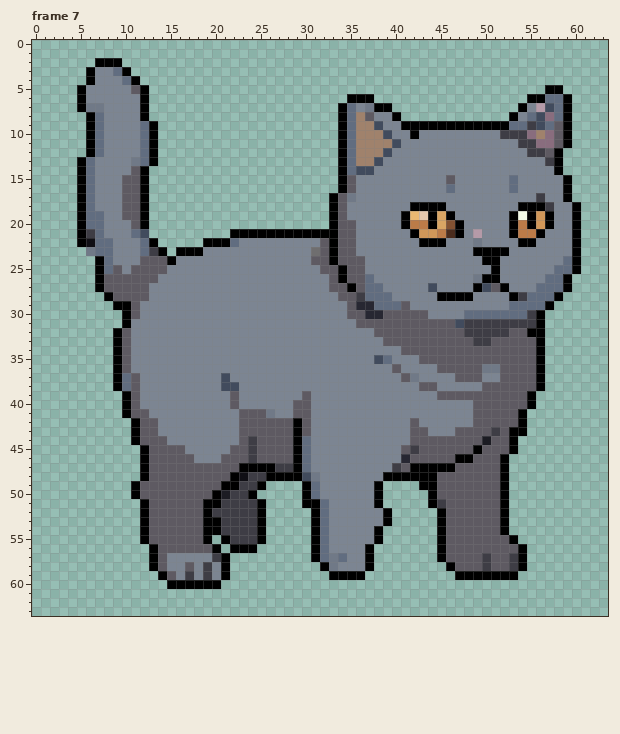
File history of a pixel-art file, Art/Cats/CAT_1.aseprite. The picture above was drawn from the file before the commit.
64x64 pixels, 8 frames. Colours within 5 levels of each other are drawn and written as one. Shown: frame 7. The commit also changed other frames, which this record leaves out.
The same view after the edit:
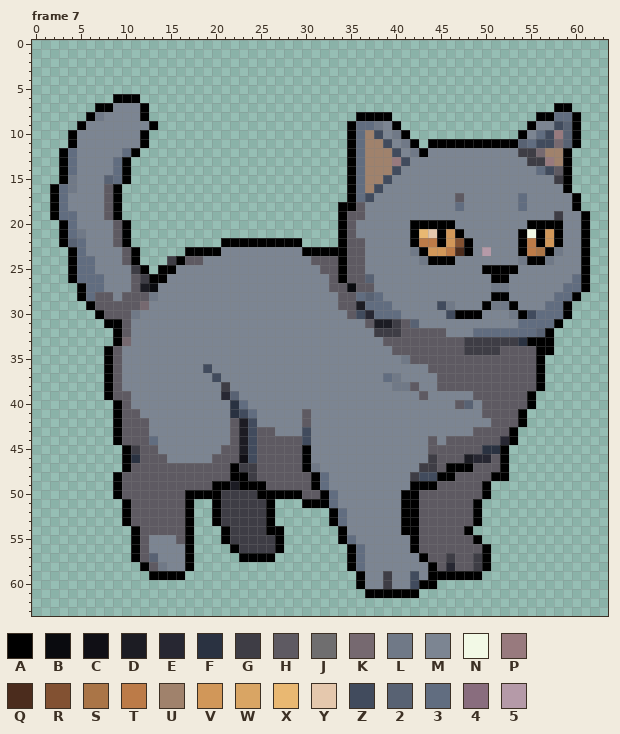
Palette (. is transparent): A #000000  B #0a0b0f  C #100f15  D #1c1c23  E #272732  F #2a3241  G #3e3d45  H #5e5a62  J #6f6e6f  K #766970  L #707987  M #7c8592  N #f2f9e6  P #987a7e  Q #4b2c1d  R #825132  S #aa7547  T #bc7b48  U #a0826c  V #d19759  W #d9a564  X #e9b872  Y #e5c8ad  Z #414b5d  2 #586273  3 #616d80  4 #896d7e  5 #b59aa8
Difference:
layer "WALK" now hidden
layer "PixelLab - Generation #3" added
Changed rows in their new state; - is an unchanged pixel.
Frame 7:
first column x 2:
 2 -----...----------------------------------------------------
 3 ----.....---------------------------------------------------
 4 ----......--------------------------------------------------
 5 ---........--------------------------------------------..---
 6 ---....AAA.----------------------...-----------------.....--
 7 ---..AA-------------------------......--------------....A---
 8 -----L--------------------------..AAAA.------------...AA-3A-
 9 ---AMM----M---------------------.A33L-A..............AMMZ2A-
10 --AMMM----A.--------------------.A3-ZMLA............AM3ZP2A-
11 --AMMM----A.--------------------.A3--ZMLA.AAAAAAAAAA23ZZK2A-
12 -A3MMM--3A..--------------------.A3--UZ-LA----------G-KUUA--
13 -A3MM--3A...--------------------.A3-UUPZ-------------GGPUA--
14 -A3MM--3A..---------------------.A3UUUZ---------------3ZHA--
15 -ALMM-23A..---------------------.A3UUZ------M------M----G---
16 A3LMM-HA...---------------------.A3UZ-------M------M--------
17 A3MMM-HA...--------------------..A3Z---------H------3-M--MA-
18 A3MMM-HA...--------------------.AAH-----MMMM-3------3MMM----
19 A33MMMHA...--------------------.AHH----MMMMMM------MMMMMG-MA
20 -A3MMM-HA..--------------------.A------MAA-AAM-----MM-A-A-MA
21 -A3LMM-HA..---------............A--------XYAV--M---MAN-VA-MA
22 -A23MMMHA...-----..-AAAAAAAA....A-H-----ATT-VRAM-----TAVA-MA
23 --A3MMM-HA...-.--AA---------AAA-A-H-----LAVVTQAM5MM-ATSAL-MA
24 --A33MM-HA...GAHH--------------HA--------LAAA---MM--LAAL-MMA
25 --A33MMM-GA.AA----------------------------------A-AA----MMMA
26 --A333MMM-GAA----------------------2-----------MM-A----MMM3A
27 ---A33MMM-DB---------------------B-HM-----M----MMLL---MMM33A
28 ---A3HHM---L----------------------32-M-----MMMM--AAMMMMM33A-
29 ----AHHHH-K---------------------H-D3--MM---ZL---ALLAMMM33A--
30 -----AHHHL------------------------Z-333MMM--ZAAAMMMLAZ333A--
31 ------AAH-------------------------M-DDG-2MMMMMMMMMMM3333A---
32 ------------------------------------GGG-----MMM33333332A----
33 --------K-------------------------------------G--GGGFA-A----
34 ------AHM-----------------------------H-------GGGG-----A----
35 ------AHM---------------------------MM-LH-------------------
36 ------AHM--------Z--------------------M---H-----HH----------
37 ------AHMM--------ZM-----------------3LMM--HH---HH----------
38 ------AHMM---------GM-----------------LLHMMHHHHH------------
39 ------AHHM---------E2-------M------------H-MMMM-------------
40 -------AHM----------F3-----MM----------------H2M------------
41 -------AH-M---------FZ3MM--M-------------------M------------
42 -------AHH-M--------HDZMMMMM------------M------MM-----------
43 -------AHH-M--------HDZ--MMMZ-----------MM---MM--H--.-------
44 -------AHH-3M-------HDZ----HZ-----------MM-M----H-E---------
45 --------AGH-MMM----H-DZ----HA----------MMM-----HFFA.--------
46 --------AFH--MMM--H--CZ----HA----------MMMG--HDEE-----------
47 --------AHH---------AGGHHHHHAL--------MMMGGH-AA-------------
48 -------AHHH----------A-HHHHHHA3------MMMGZZAA----A----------
49 -------AHH--------A-DAA-HHHHHA3-----MMMMA-------A..---------
50 -------AHH-----AAA-G--GAAAAAHHA3----MMMAAHH-----A..---------
51 --------AHH----A..-----GA-----A3----MMMAAHHH---A...---------
52 --------AHH----A..A----GA----..A3----MMAAHHH---A...---------
53 --------AHH----A..-----GA----..A3----MMAAHHH---A...---------
54 ---------AH----A...A---GAA---...A---MMMAAHHH--A....---------
55 ---------AHMMM-A..-----GGA---...A3--MMMMAHHH---A....--------
56 ---------AHMMMMA...--GGGGA---....A3MMMMMAHHH----A....-------
57 ---------AH2M--A....-AAAA----....A3MMMMMMAHHG--GA....-------
58 ----------AHL--A....----------...A3MMMMMMMAHE--GA....-------
59 -----------A-AA.....-----------...-MMGMMZMAAA---....--------
60 -------------......---------------AMMGMMZAA-----------------
61 -----------------------------------AAAAAA-------------------
